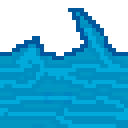
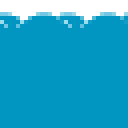
The second 128px x 128px image is a revision of the first. Changes to its layers:
added layer "Layer 2 copy" above "Layer 2" over [32, 12, 128, 128]
renamed "Layer 3" to "Layer 2", showed it, moved it above "Layer 1 copy", painted on it over [0, 8, 128, 128]
renamed "Layer 6" to "Layer 1 copy", moved it above "Layer 1", painted on it over [0, 12, 128, 128]
removed layer "Layer 7" over [0, 8, 128, 128]
renamed "Layer 2" to "Layer 1", showed it, opacity 29% → 100%, painted on it over [0, 8, 128, 128]
removed layer "Layer 8" over [0, 28, 128, 100]
